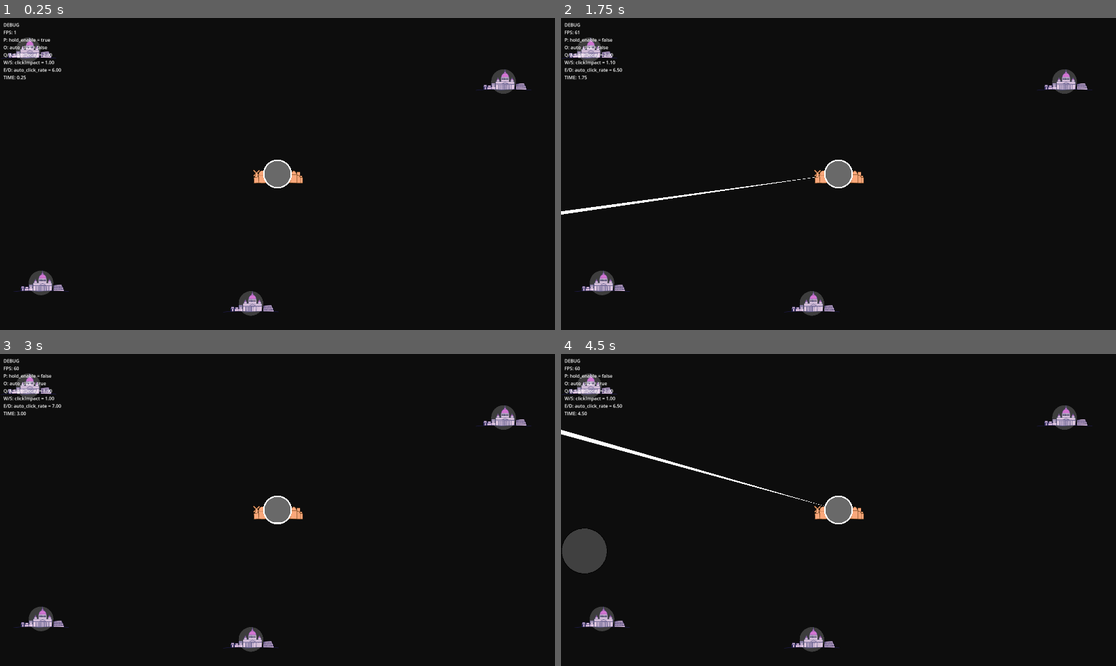
Above: before the commit, frames 1-4 (two rows, left to right).
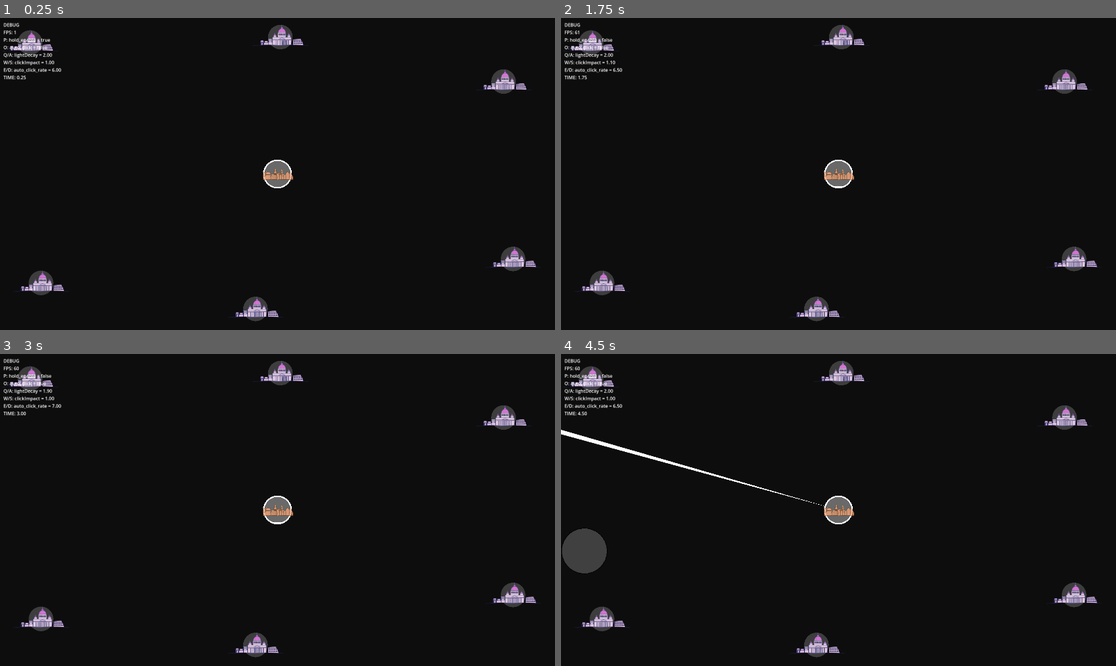
Above: after the commit, the same moments.

Repository: amirblum/OrHaolam-JLM2025
Game: Godot game, scene res://scenes/main/Main.tscn
The game is run twice, just before and just after one commit, with the same random seed, the same clock (stepped at 60 frames per second) and the same inputs.
Inputs (mouse positions are in pixels of both pictures, inside the frame that each line leads up to):
- Up to frame 1 (0.25 s): no input
- Up to frame 2 (1.75 s): tap Enter at 0.5 s; move the mouse to (960, 158) at 0.52 s; hold D 0.53-1.28 s; tap Space at 0.6, 0.77, 1.07, 1.25, 1.52, 1.55 s; click (960, 158) at 0.67 s; move the mouse to (727, 189) at 1.27 s; hold S from 1.28 s (still down); tap P at 1.35 s; click (727, 189) at 1.42 s
- Up to frame 3 (3 s): tap Space at 1.82, 2.3 s; move the mouse to (333, 441) at 2.02 s; release S at 2.03 s; hold D 2.03-2.78 s; tap O at 2.1 s; click (333, 441) at 2.17 s; move the mouse to (249, 572) at 2.77 s; hold W from 2.78 s (still down); tap Q at 2.85 s; click (249, 572) at 2.92 s
- Up to frame 4 (4.5 s): tap Space at 3.02, 3.05, 3.32, 3.77, 3.8, 4.07 s; move the mouse to (1005, 556) at 3.52 s; release W at 3.53 s; hold A from 3.53 s (still down); tap E at 3.6 s; click (1005, 556) at 3.67 s; tap Enter at 4.25 s; move the mouse to (672, 463) at 4.27 s; tap T at 4.35 s; click (672, 463) at 4.42 s

The runs differ from the first frame. In frame 1, 1.9% of the frame differs, in the area x 0-98%, y 2-98%; in frame 2, 2.1%; in frame 3, 1.9%; in frame 4, 1.9%.

Commit message:
more cities slower spawns

Diff:
--- a/scenes/city/City.gd
+++ b/scenes/city/City.gd
@@ -12,8 +12,8 @@
 @export var light_texture: Texture2D
 
 # Export variables for configuration
-@export var spawn_rate: float = 1.0  # persons per second
-@export var spawn_rate_variance: float = 0.05  # random offset range (-x to x) for time until next spawn
+@export var spawn_rate: float   # persons per second
+@export var spawn_variance: float = 0.05  # random offset range (-x to x) for time until next spawn
 @export var max_spawn_radius: float = 50.0  # maximum spawn radius from city
 @export var min_spawn_radius: float = 10.0  # minimum spawn radius from city
 @export var city_name: String = "City"  # city name
@@ -21,6 +21,7 @@
 
 # Timer accumulator for spawn rate
 var _spawn_accum := 0.0
+var period := spawn_rate
 
 # Light state: 0.0 (dark), 0.5 (partial), 1.0 (fully lit)
 var light_state: float = 0.0
@@ -29,6 +30,7 @@
 var _player: Node2D = null
 
 func _ready() -> void:
+	period = spawn_rate
 	# Get reference to the player node
 	_player = get_node_or_null("/root/Main/Player")
 	if _player == null:
@@ -54,19 +56,14 @@
 		# Dark or partially lit - use dark texture
 		texture = dark_texture
 
-	if spawn_rate <= 0.0:
-		return
-
-	var period := 1.0 / spawn_rate
-	if light_state < 1.0:
+	if light_state >= 0:
 		_spawn_accum += delta
 
-	while _spawn_accum >= period:
-		_spawn_accum -= period
+	if _spawn_accum >= period:
+		_spawn_accum = 0
+		period = spawn_rate + randf_range(-spawn_variance, spawn_variance)
 		_spawn_person()
-		# Add random variance to the time until next spawn
-		var variance_offset := randf_range(-spawn_rate_variance, spawn_rate_variance)
-		_spawn_accum += variance_offset
+
 
 func _spawn_person() -> void:
 	# Instantiate Person scene
--- a/scenes/main/Main.tscn
+++ b/scenes/main/Main.tscn
@@ -25,40 +25,56 @@
 
 [node name="Beams" type="Node2D" parent="Player"]
 
-[node name="Jerusalem" type="Sprite2D" parent="Player"]
-position = Vector2(960, 540)
-texture = ExtResource("4_gyg6b")
-
 [node name="Cities" type="Node2D" parent="."]
 
 [node name="City1" parent="Cities" instance=ExtResource("3_city")]
-position = Vector2(98, 110)
-spawn_rate = 0.198
-spawn_rate_variance = 0.5
-max_spawn_radius = 350.0
-min_spawn_radius = 50.0
+position = Vector2(103.99999, 84.999985)
+spawn_rate = 12.0
+spawn_variance = 2.0
+max_spawn_radius = 150.0
+min_spawn_radius = 25.0
+
+[node name="City5" parent="Cities" instance=ExtResource("3_city")]
+position = Vector2(970.0001, 65.999985)
+spawn_rate = 26.0
+spawn_variance = 4.0
+max_spawn_radius = 150.0
+min_spawn_radius = 25.0
 
 [node name="City2" parent="Cities" instance=ExtResource("3_city")]
 position = Vector2(1742, 220)
-spawn_rate = 0.18
-spawn_rate_variance = 0.75
-max_spawn_radius = 400.0
-min_spawn_radius = 50.0
+spawn_rate = 12.0
+spawn_variance = 2.0
+max_spawn_radius = 300.0
+min_spawn_radius = 25.0
 
 [node name="City3" parent="Cities" instance=ExtResource("3_city")]
-position = Vector2(868, 988)
-spawn_rate = 0.11
-spawn_rate_variance = 0.6
-max_spawn_radius = 240.0
-min_spawn_radius = 50.0
+position = Vector2(883.99994, 1007)
+spawn_rate = 27.0
+spawn_variance = 6.0
+max_spawn_radius = 150.0
+min_spawn_radius = 25.0
+
+[node name="City6" parent="Cities" instance=ExtResource("3_city")]
+position = Vector2(1774.9998, 833.99994)
+spawn_rate = 20.0
+spawn_variance = 8.0
+max_spawn_radius = 150.0
+min_spawn_radius = 25.0
 
 [node name="City4" parent="Cities" instance=ExtResource("3_city")]
 position = Vector2(142, 917)
-spawn_rate = 0.16
-spawn_rate_variance = 0.6
-max_spawn_radius = 500.0
-min_spawn_radius = 50.0
+spawn_rate = 17.0
+spawn_variance = 6.0
+max_spawn_radius = 150.0
+min_spawn_radius = 25.0
 
 [node name="Persons" type="Node2D" parent="."]
 
 [node name="AudioManager" parent="." instance=ExtResource("5_dc040")]
+
+[node name="Jerusalem" type="Sprite2D" parent="."]
+self_modulate = Color(1, 1, 1, 0.7607843)
+position = Vector2(960, 540)
+scale = Vector2(0.61333275, 0.6133328)
+texture = ExtResource("4_gyg6b")
--- a/scenes/person/Person.gd
+++ b/scenes/person/Person.gd
@@ -5,7 +5,7 @@
 @export var move_pulse_speed: float = 1. # Seconds between movement pulses, PRD `movePulseSpeed`
 @export var move_pulse_speed_variance: float = 0.5 # Variance in movement pulse speed, PRD `movePulseSpeedVariance`
 @export var walk_distance: float = 9.0 # Distance moved per pulse, PRD `walkDistance`
-@export var drunkness: float = 0.45 # Random angle offset factor (radians), PRD `drunkness`
+@export var drunkness: float = 1.5 # Random angle offset factor (radians), PRD `drunkness`
 @export var lightSteal: float = 30.0 # Light stolen when Person touches Jerusalem, PRD `lightSteal`
 @export var PersonRadius: float = 5.0
 @export var happy_time: float = 0.0 # Time in light before a Person becomes happy
--- a/scenes/player/Player.gd
+++ b/scenes/player/Player.gd
@@ -166,14 +166,14 @@
 	if event is InputEventKey:
 		if event.keycode == KEY_SPACE and not event.is_echo():
 			if event.pressed:
-				_space_down = true
+				_space_down = false
 			else:
 				_space_down = false
 
 			if event.pressed:
 				# Fire immediately on press; continuous repeats are handled in _process.
 				_click_accum = 0.0
-			_handle_click(get_global_mouse_position())
+			#_handle_click(get_global_mouse_position())
 
 func _handle_click(click_pos: Vector2) -> void:
 	# Check if there's enough light in the bank to perform the click
Not shown: 1 places in scenes/main/Main.tscn that only renumber resources
